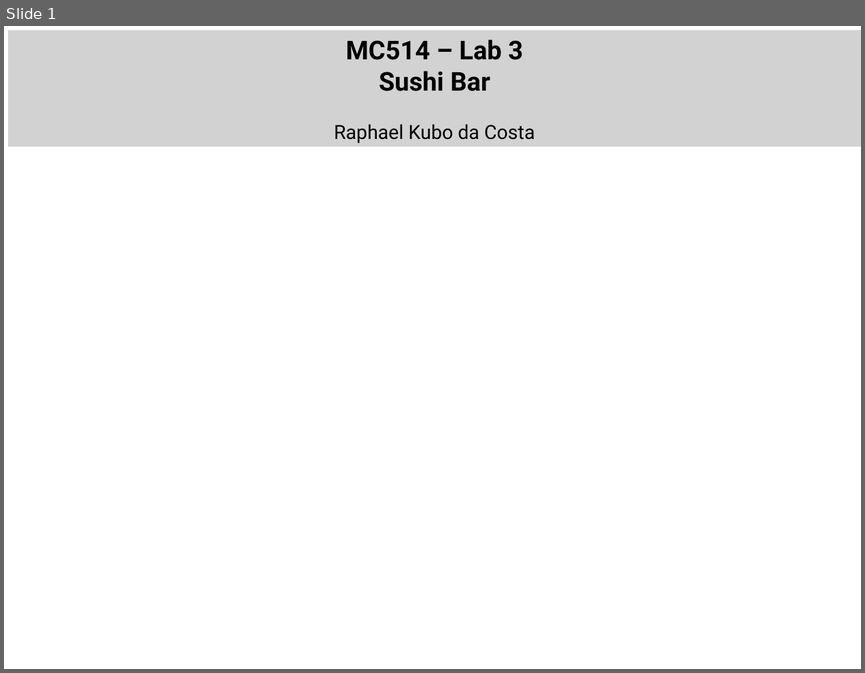
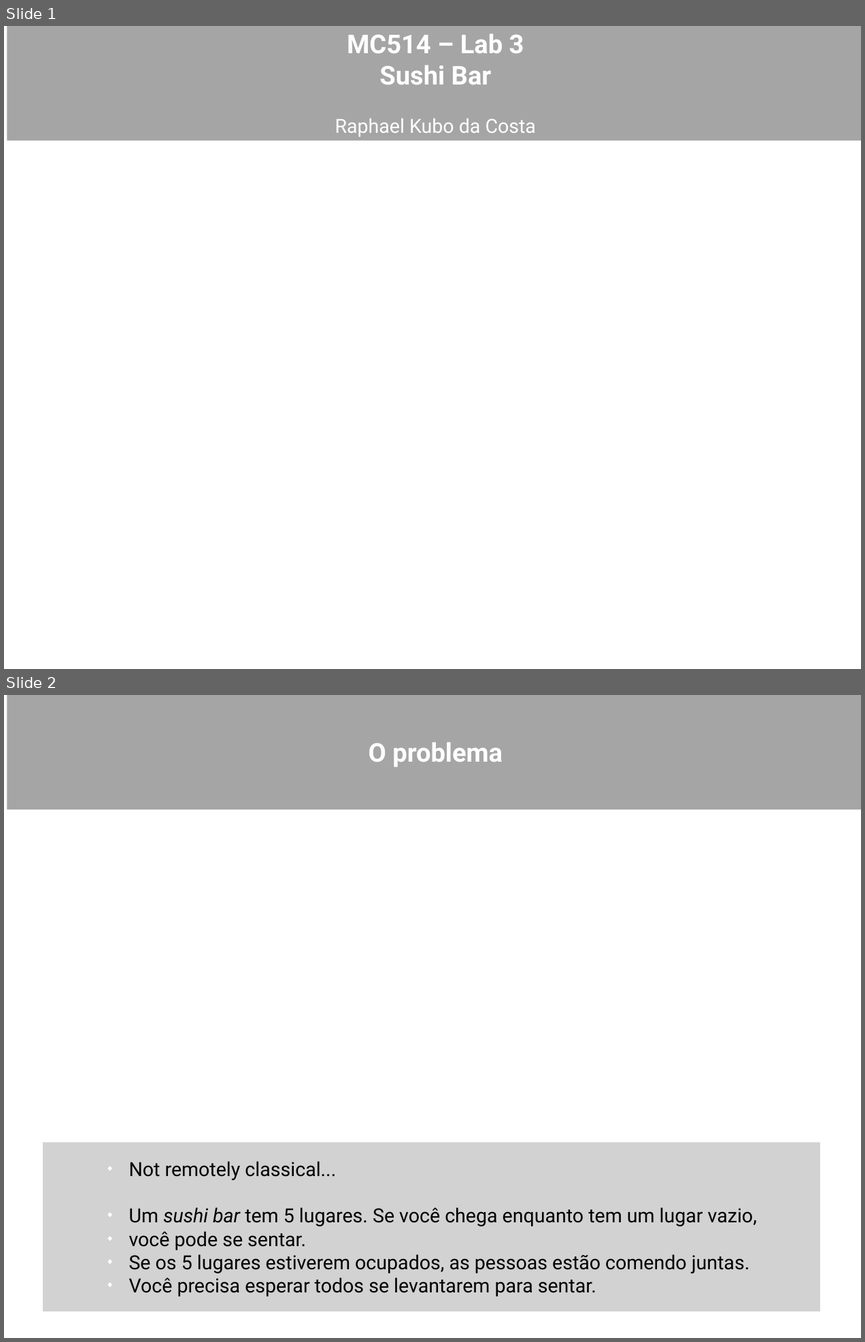
Before and after one commit to rakuco/sushibar-mt, a slide deck: presentation_pt-BR.odp. Shown one above the other, each under a label of ours: slide 1 before the commit, slides 1 and 2 after it. The pictures are 865x673 and 865x1342 pixels, drawn with LibreOffice and Linux fonts; fonts in the diff are those of the drawing; background and template pictures are left out. Boxes give left, top, right and bottom in pixels: in the first picture for what was removed or moved away, otherwise in the second. Text is boxed around its words. In the diff, an @@ line names an element or a change of style, - is before the commit and + after.

```diff
--- a/presentation_pt-BR.odp
+++ b/presentation_pt-BR.odp
@@ slide 2 added at (x1=4, y1=695, x2=861, y2=1338), background picture (left out) @@
@@ rectangle added at (x1=7, y1=695, x2=861, y2=809), fill #808080 at 70% opacity, 24 pt, text #FFFFFF, bold @@
+O problema
@@ rectangle added at (x1=43, y1=1142, x2=821, y2=1312), fill #C0C0C0 at 70% opacity, 18 pt, text #000000 @@
+◆ Not remotely classical...
+◆ Um sushi bar tem 5 lugares. Se você chega enquanto tem um lugar vazio,
+◆ você pode se sentar.
+◆ Se os 5 lugares estiverem ocupados, as pessoas estão comendo juntas.
+◆ Você precisa esperar todos se levantarem para sentar.
@@ slide 1 changed as well @@
@@ rectangle "MC514 – Lab 3" moved from (x1=8, y1=30, x2=861, y2=146) to (x1=7, y1=26, x2=861, y2=140) @@
@@ rectangle "MC514 – Lab 3" at (x1=7, y1=26, x2=861, y2=140): text colour #000000 to #FFFFFF; fill #C0C0C0 at 70% opacity to #808080 at 70% opacity @@
```
Also in this commit, not shown: 1 other slide changed.
